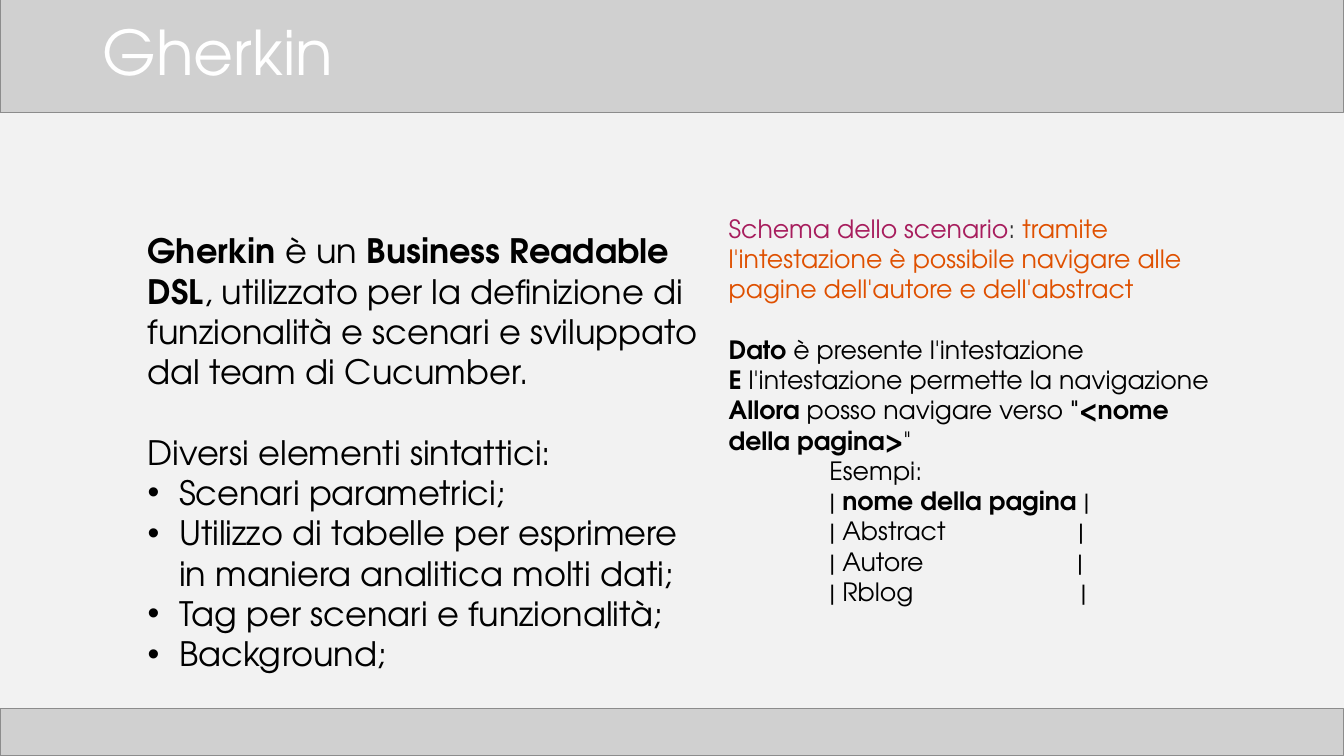
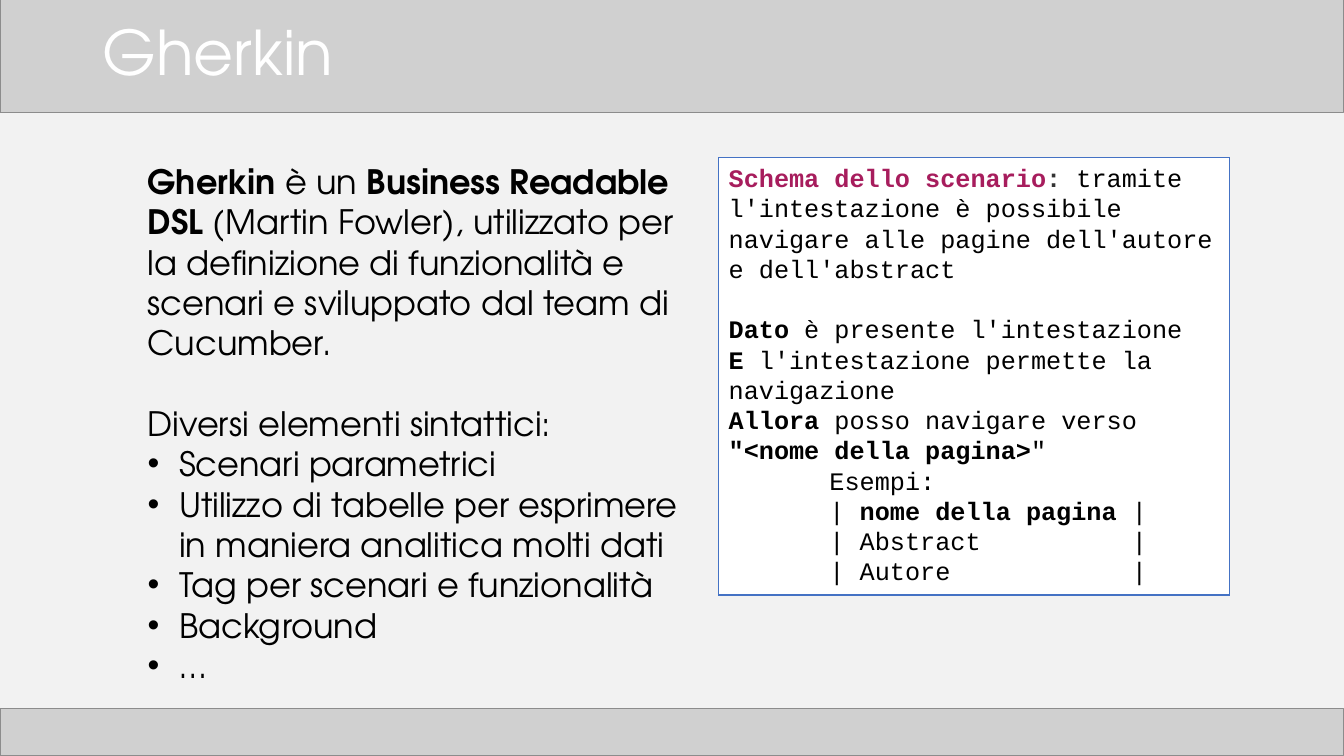
Before and after one commit to TTia/xblog-thesis, a slide deck: slide 14 of Presentazione.pptx. Drawn at 1344x756 pixels with LibreOffice and Linux fonts; fonts in the diff are those of the drawing; grey boxes stand for pictures. Boxes give left, top, right and bottom in pixels: in the first picture for what was removed or moved away, otherwise in the second. Text is boxed around its words. In the diff, an @@ line names an element or a change of style, - is before the commit and + after.

Commit message:
Presentazione

```diff
--- a/Presentazione.pptx
+++ b/Presentazione.pptx
@@ text "Gherkin è un Business Readable ...": place and size @@
-text "Gherkin è un Business Readable ..." at (148,237,697,674)
+text "Gherkin è un Business Readable ..." at (148,168,678,646)
@@ text at (148,168,674,356): text changed @@
-Gherkin è un Business Readable DSL, utilizzato per la definizione di funzionalità e scenari e sviluppato dal team di Cucumber.
+Gherkin è un Business Readable DSL (Martin Fowler), utilizzato per la definizione di funzionalità e scenari e sviluppato dal team di Cucumber.
@@ rectangle "Schema dello scenario: tramite l'intestazione ...": place and size @@
-rectangle "Schema dello scenario: tramite l'intestazione ..." at (729,219,1209,607)
+rectangle "Schema dello scenario: tramite l'intestazione ..." at (719,157,1230,595)
@@ rectangle "Schema dello scenario: tramite l'intestazione ..." at (719,157,1230,595): font TeX Gyre Adventor to Courier New; text colour #DF5000 to #000000 in "tramite l'intestazione è possibile navigare alle pagine ..."; bold on in "Schema dello scenario:"; fill none to #FFFFFF; outline none to #4472C4 1 pt @@
@@ text at (179,450,678,646): text changed @@
-• Scenari parametrici;
-• Utilizzo di tabelle per esprimere in maniera analitica molti dati;
-• Tag per scenari e funzionalità;
-• Background;
+• Scenari parametrici
+• Utilizzo di tabelle per esprimere in maniera analitica molti dati
+• Tag per scenari e funzionalità
+• Background
+• …
@@ text in rectangle at (842,582,913,607): paragraph removed @@
-| Rblog |
```
Also in this commit, not shown: 19 other slides changed, 1 slide added, 1 slide removed, 3 other files.
